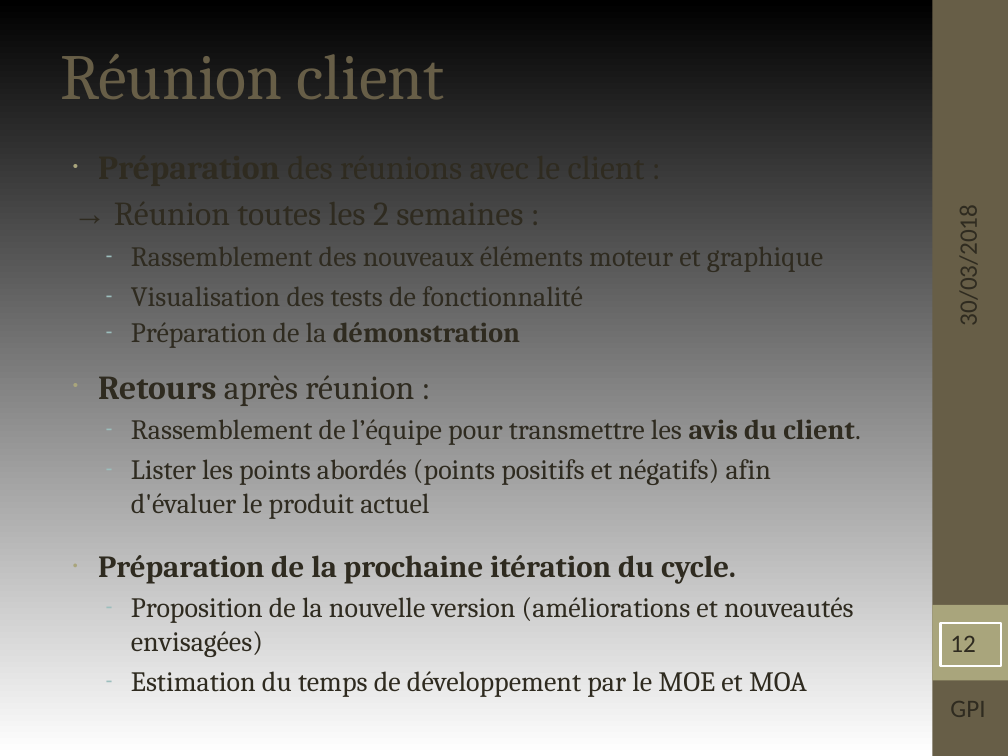
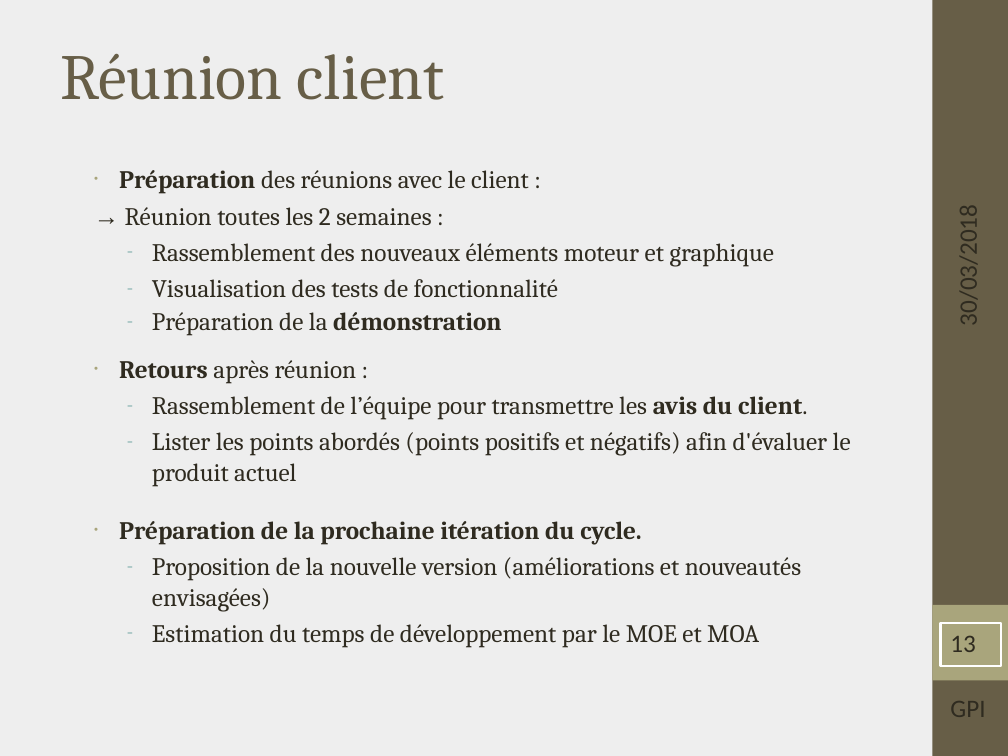
Before and after one commit to vvirole/GPI---2018---Simulation-de-Trains-Automatis-s, a slide deck: slide 13 of Documentation/Soutenance/Présentation – Gestion de Projet Informatique - TIC.odp (slide 12 before the commit). Drawn at 1008x756 pixels with LibreOffice and Linux fonts; fonts in the diff are those of the drawing; background and template pictures are left out. Boxes give left, top, right and bottom in pixels: in the first picture for what was removed or moved away, otherwise in the second. Text is boxed around its words. In the diff, an @@ line names an element or a change of style, - is before the commit and + after.

```diff
--- a/Documentation/Soutenance/Présentation – Gestion de Projet Informatique - TIC.odp
+++ b/Documentation/Soutenance/Présentation – Gestion de Projet Informatique - TIC.odp
@@ background gradient #000000 to #FFFFFF to #EEEEEE @@
@@ text "Préparation des réunions avec le ...": place and size @@
-text "Préparation des réunions avec le ..." at [98,247,860,697]
+text "Préparation des réunions avec le ..." at [119,170,851,648]
@@ text "Préparation des réunions avec le ..." at [119,170,851,648]: size 24 to 18 pt in "Préparation des réunions avec le client :", "→ Réunion toutes les 2 semaines :", "Retours après réunion :"; size 20 to 18 pt in "Rassemblement des nouveaux éléments moteur et graphique", "Visualisation des tests de fonctionnalité", "Préparation de la démonstration", "Rassemblement de l’équipe pour transmettre les avis ..." and 3 more places; size 22 to 18 pt in "Préparation de la prochaine itération du cycle." @@
@@ page number at [950,636,976,652]: text changed @@
-12
+13
```
Also in this commit, not shown: 12 other slides changed, 1 slide added, 1 other file.
